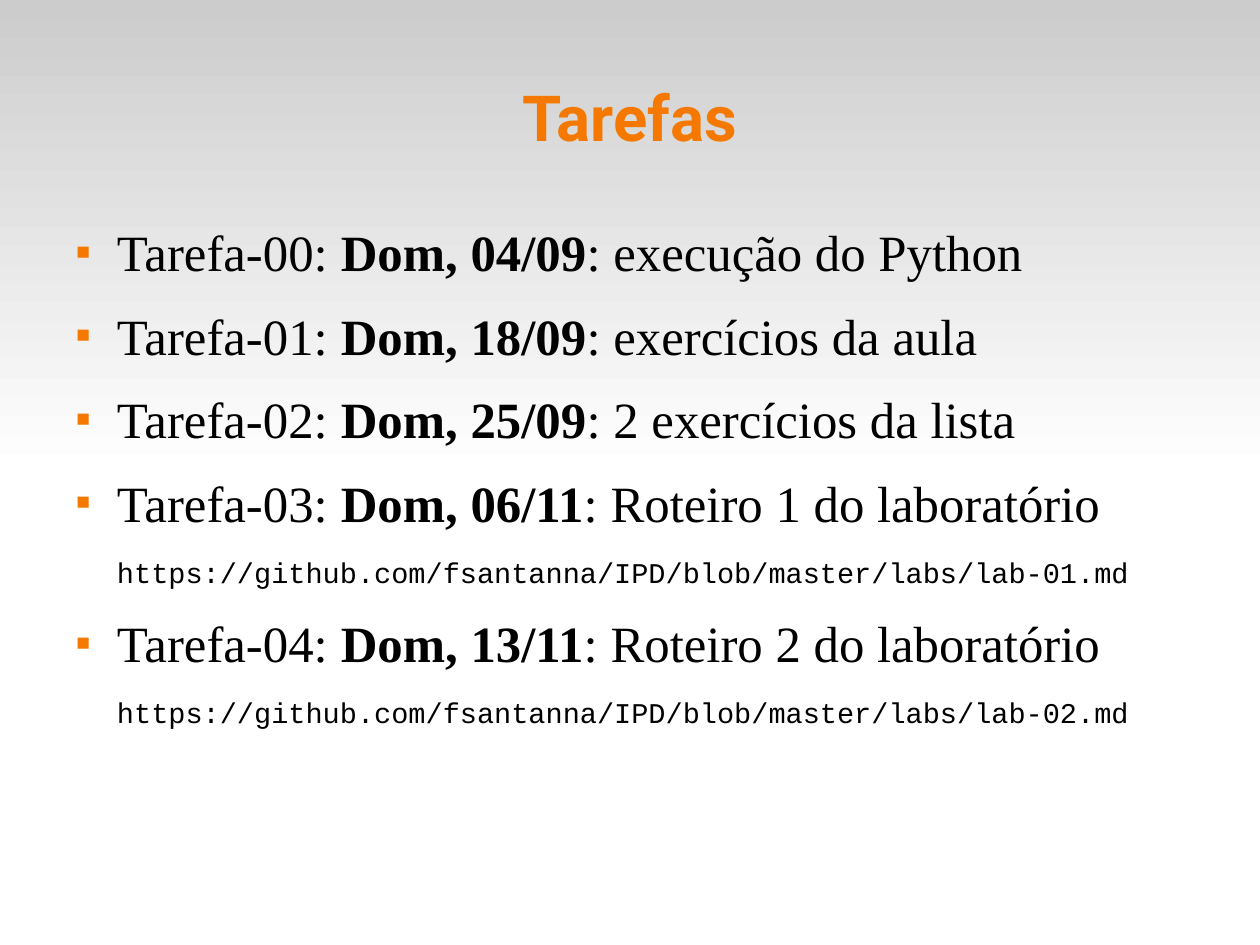
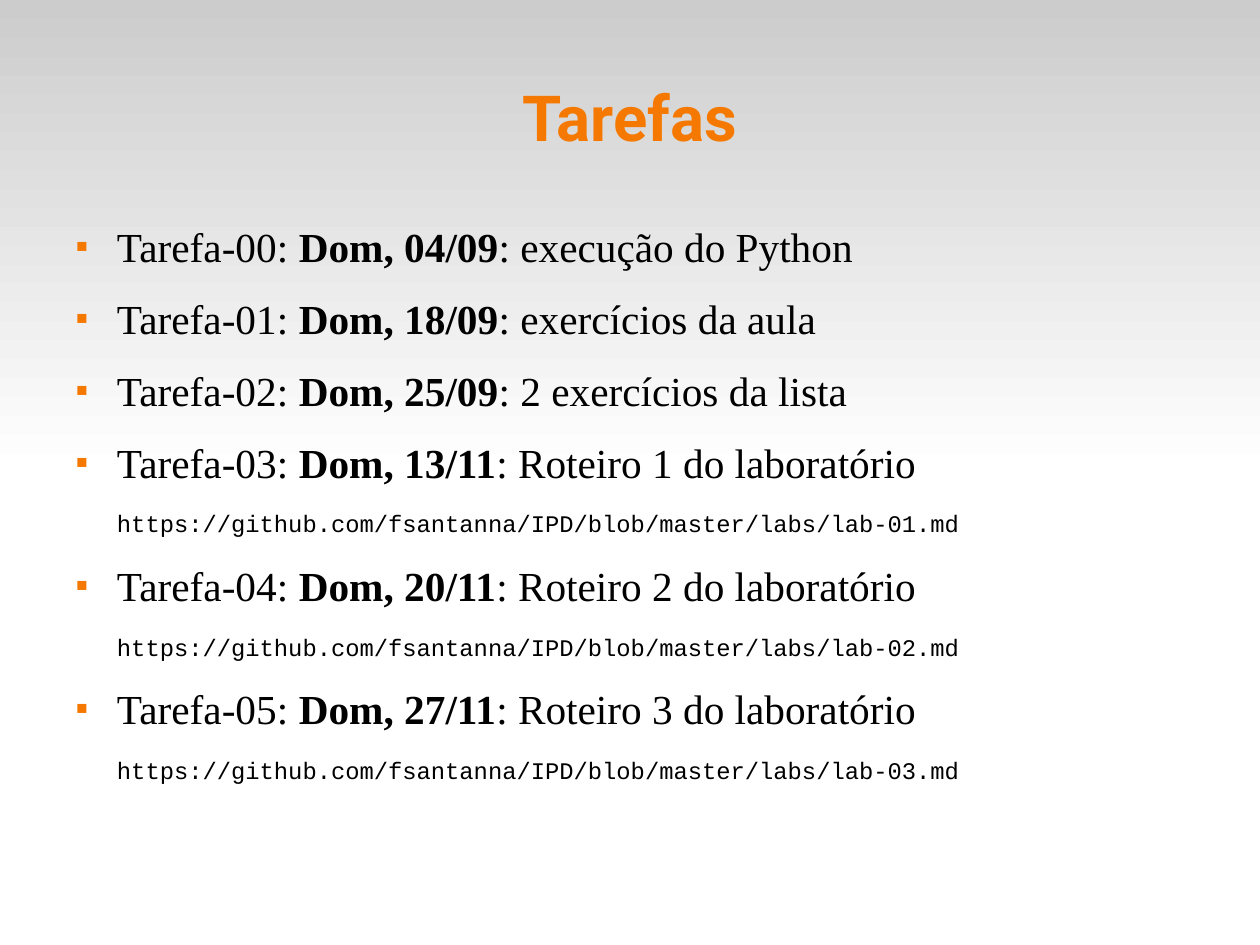
Before and after one commit to fsantanna-uerj/IPD, a slide deck: slide 10 of slides/ipd-00.odp (slide 9 before the commit). Drawn at 1260x945 pixels with LibreOffice and Linux fonts; fonts in the diff are those of the drawing. Boxes give left, top, right and bottom in pixels: in the first picture for what was removed or moved away, otherwise in the second. Text is boxed around its words. In the diff, an @@ line names an element or a change of style, - is before the commit and + after.

```diff
--- a/slides/ipd-00.odp
+++ b/slides/ipd-00.odp
@@ text at [117,233,959,661]: size 32 to 26 pt in "Tarefa-00: Dom, 04/09: execução do Python", "Tarefa-01: Dom, 18/09: exercícios da aula", "Tarefa-02: Dom, 25/09: 2 exercícios da lista"; size 18 to 15 pt in "https://github.com/fsantanna/IPD/blob/master/labs/lab-01.md", "https://github.com/fsantanna/IPD/blob/master/labs/lab-02.md" @@
@@ text at [117,449,916,485]: text changed; size 32 to 26 pt @@
-■ Tarefa-03: Dom, 06/11: Roteiro 1 do laboratório
+■ Tarefa-03: Dom, 13/11: Roteiro 1 do laboratório
@@ text at [117,572,916,608]: text changed; size 32 to 26 pt @@
-■ Tarefa-04: Dom, 13/11: Roteiro 2 do laboratório
+■ Tarefa-04: Dom, 20/11: Roteiro 2 do laboratório
@@ text at [117,695,959,784]: paragraphs added @@
+■ Tarefa-05: Dom, 27/11: Roteiro 3 do laboratório
+https://github.com/fsantanna/IPD/blob/master/labs/lab-03.md
```
Also in this commit, not shown: 5 other slides changed, 1 slide added, 4 other files.
